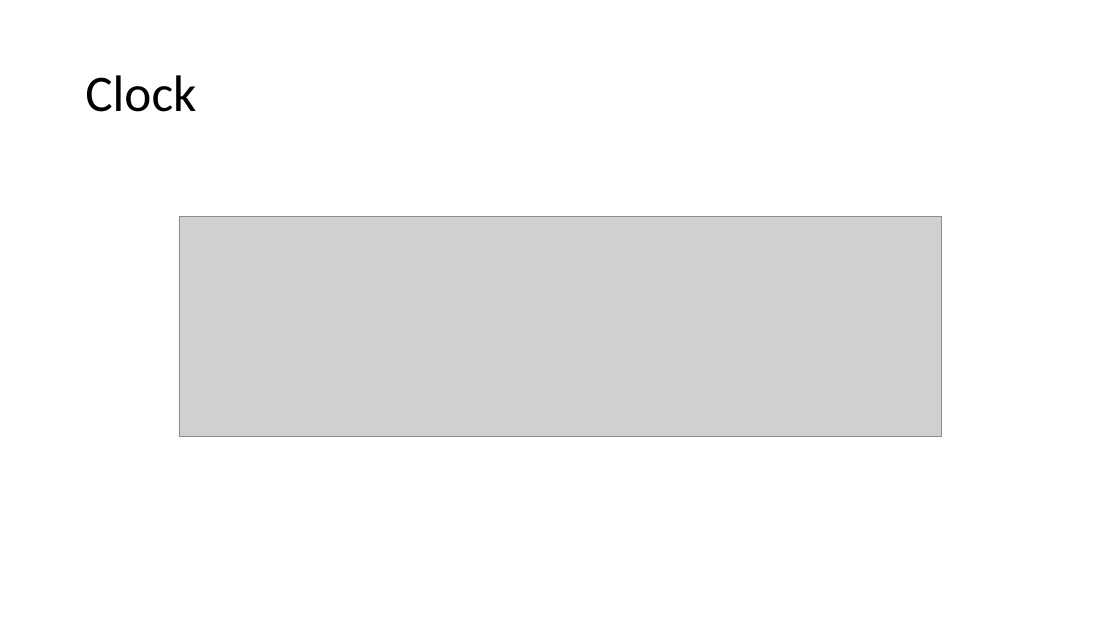
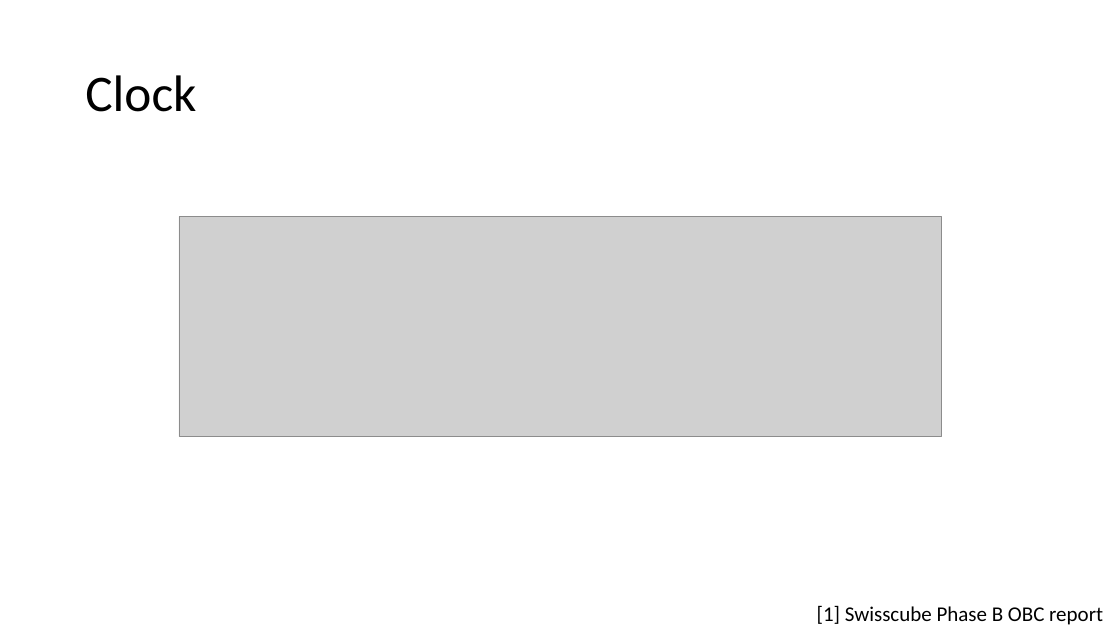
Before and after one commit to Ar-Ed/lotusat, a slide deck: slide 6 of Documents/USTTL Sunum.pptx. Drawn at 1120x630 pixels with LibreOffice and Linux fonts; fonts in the diff are those of the drawing; grey boxes stand for pictures. Boxes give left, top, right and bottom in pixels: in the first picture for what was removed or moved away, otherwise in the second. Text is boxed around its words. In the diff, an @@ line names an element or a change of style, - is before the commit and + after.

```diff
--- a/Documents/USTTL Sunum.pptx
+++ b/Documents/USTTL Sunum.pptx
@@ text added at bbox=[817, 605, 1103, 625], 18 pt, text #000000 @@
+[1] Swisscube Phase B OBC report
```
Also in this commit, not shown: 1 other slide changed, 2 other files.
